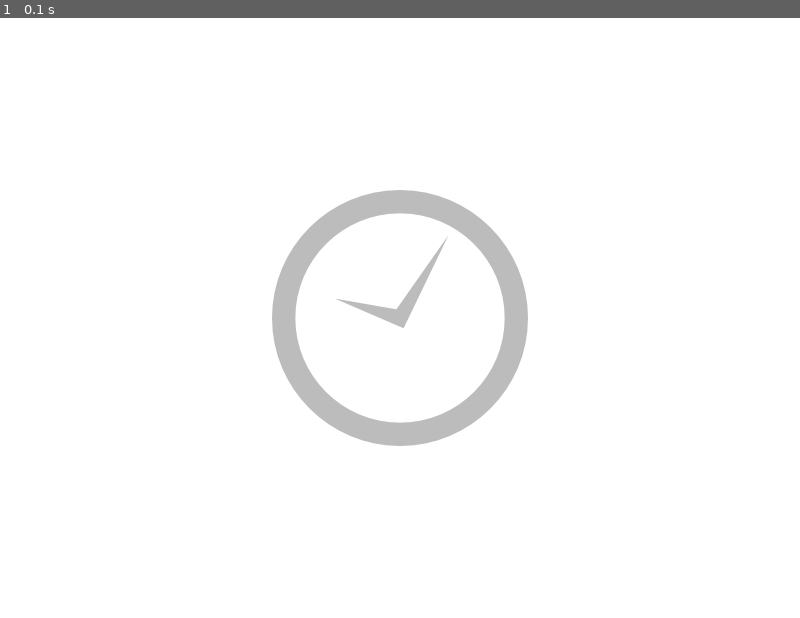
Above: before the commit, frame 1.
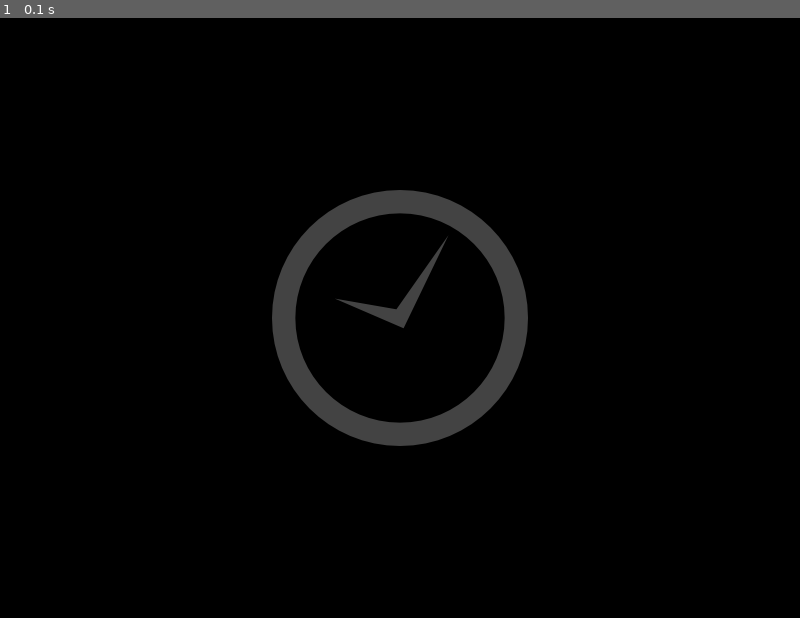
Above: after the commit, the same moment.

Repository: gcr/stacked
Game: pygame game, started from Main.py
The game is run twice, just before and just after one commit, with the same random seed, the same clock (stepped at 60 frames per second) and the same inputs.
Inputs:
- Up to frame 1 (0.1 s): no input

The runs differ from the first frame. In frame 1, 100% of the frame differs, in the area x 0-100%, y 0-100%.

Commit message:
Changed pyview's 'Loading screen' to its own function

Diff:
--- a/PygameMasterView.py
+++ b/PygameMasterView.py
@@ -13,15 +13,9 @@
         self.resolution = (800,600)
         self.window = pygame.display.set_mode(self.resolution)
         pygame.display.set_caption("Stacked")
+
         # Load a pretty picture
-        self.window.fill((255,255,255))
-        loading_pic = pygame.image.load("img/UI/loading.png")
-        loading_pic_rect = loading_pic.get_rect()
-        loading_pic_rect.center = (self.resolution[0]/2,
-                                   self.resolution[1]/2)
-        # And draw it to the screen
-        self.window.blit(loading_pic, loading_pic_rect)
-        pygame.display.update()
+        self.draw_loading_screen()
 
         # Step 2.
         self.ev = eventManager
@@ -39,5 +33,19 @@
             'game': [],
             'options': []}
 
+    def draw_loading_screen(self):
+        """
+            Draws a nifty loading page to the screen
+        """
+
+        self.window.fill((0,0,0))
+        loading_pic = pygame.image.load("img/UI/loading.png")
+        loading_pic_rect = loading_pic.get_rect()
+        loading_pic_rect.center = (self.resolution[0]/2,
+                                   self.resolution[1]/2)
+        # And draw it to the screen
+        self.window.blit(loading_pic, loading_pic_rect)
+        pygame.display.update()
+
     def notify(self, event):
         pass
Binary file changed: img/UI/loading.png
Not shown, changed: img/UI/loading.svg
